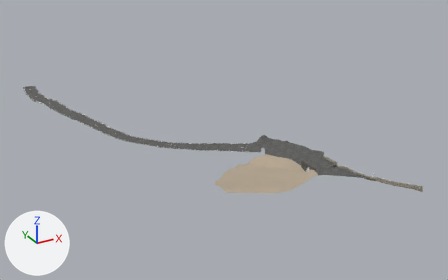
Renders of the glTF model acr-grand-caunet/modele/annexes.glb from each side of a commit.
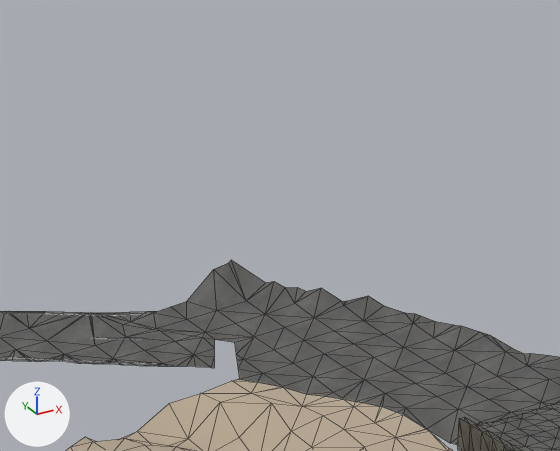
The first picture shows the older version from a 50 mm camera at (-380.0, 2404.0, -63.0) aimed at (-277.0, 2592.0, -157.0). The close-ups show the older and then the newer version on the part from 50% to 71% of the width and 33% to 59% of the height of that picture. Only the edits that show in the close-ups are written down. Lighting does not change. The marker at lower left points along +X, +Y and +Z. The close-ups show mesh edges as thin lines. Vertices at exactly the same position are counted once.

The first close-up shows 'enrobe_lion_d_or', 'enrobe_prolongement_lion_d_or_0', 'parapets_sombres_lion_d_or', 'terre_plein_lion_d_or' and 1 more.
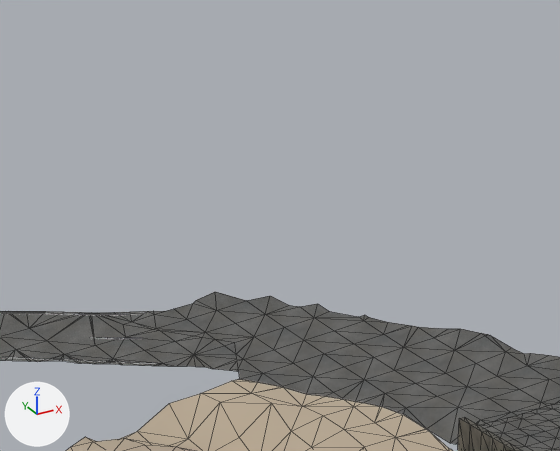
Pixel boxes (x1, y1, x2, y2) of what changed, in the close-ups (560 x 451 px; the box of a moved part takes in the faces that stretch with it):
'enrobe_lion_d_or', reshaped: before (125, 260, 560, 451); after (125, 292, 560, 451)
'enrobe_prolongement_lion_d_or_0', reshaped: before (0, 311, 215, 368); after (0, 311, 238, 371)
part 1 of me_enrobe_lion_d_or, moved or reshaped: before (187, 260, 453, 347); after (194, 292, 447, 347)
part 2 of me_enrobe_lion_d_or, moved or reshaped: before (406, 387, 516, 445); after (406, 387, 510, 444)
part 3 of me_enrobe_prolongement_lion_d_or_0, moved or reshaped: before (94, 311, 215, 368); after (94, 311, 238, 371)

What the commit changed:
me_enrobe_lion_d_or is used by ob_enrobe_lion_d_or; location (0.0, 0.0, 0.0).
me_enrobe_lion_d_or had 418 vertices, 574 faces and spanned x -279.8..-259.5, y 2527.5..2571.4, z -150.9..-148.1.
me_enrobe_lion_d_or now has 407 vertices, 563 faces and spans x -279.8..-259.5, y 2527.5..2570.9, z -150.6..-148.9.
me_enrobe_lion_d_or part 1: 6 vertices moved from x -277.7..-264.5, y 2557.9..2571.2, z -150.1..-148.9 to x -277.8..-264.5, y 2557.7..2570.9, z -150.1..-149.0; 24 vertices removed from x -273.5..-265.6, y 2560.5..2571.4, z -149.6..-148.1; 15 vertices added at x -275.0..-266.5, y 2560.9..2570.8, z -149.8..-149.2.
me_enrobe_lion_d_or part 2: 1 vertex moved from x -270.5, y 2551.4, z -149.7 to x -270.5, y 2551.4, z -149.5; 4 vertices removed from x -271.9..-270.0, y 2548.9..2549.4, z -150.5..-149.5; 4 vertices added at x -271.9..-270.0, y 2548.9..2549.4, z -150.3..-149.4.
Other edits to the shape of me_enrobe_lion_d_or do not show in these pictures.
me_enrobe_prolongement_lion_d_or_0 is used by ob_enrobe_prolongement_lion_d_or_0; location (0.0, 0.0, 0.0).
me_enrobe_prolongement_lion_d_or_0 had 650 vertices, 761 faces and spanned x -331.4..-276.5, y 2563.4..2688.3, z -156.2..-150.1.
me_enrobe_prolongement_lion_d_or_0 now has 643 vertices, 755 faces and spans x -331.4..-275.8, y 2562.2..2688.3, z -156.2..-150.1.
Part 3, on me_enrobe_prolongement_lion_d_or_0:
24 vertices are removed from x -279.8..-277.1, y 2564.6..2571.1, z -150.3..-150.1.
33 faces are deleted.
2 vertices move from x -278.5..-278.3, y 2563.4..2563.5, z -150.3 to x -278.8..-278.5, y 2563.4..2563.8, z -150.3.
17 vertices are added at x -279.2..-275.8, y 2562.2..2570.9, z -150.3..-150.1.
27 new faces join them.
